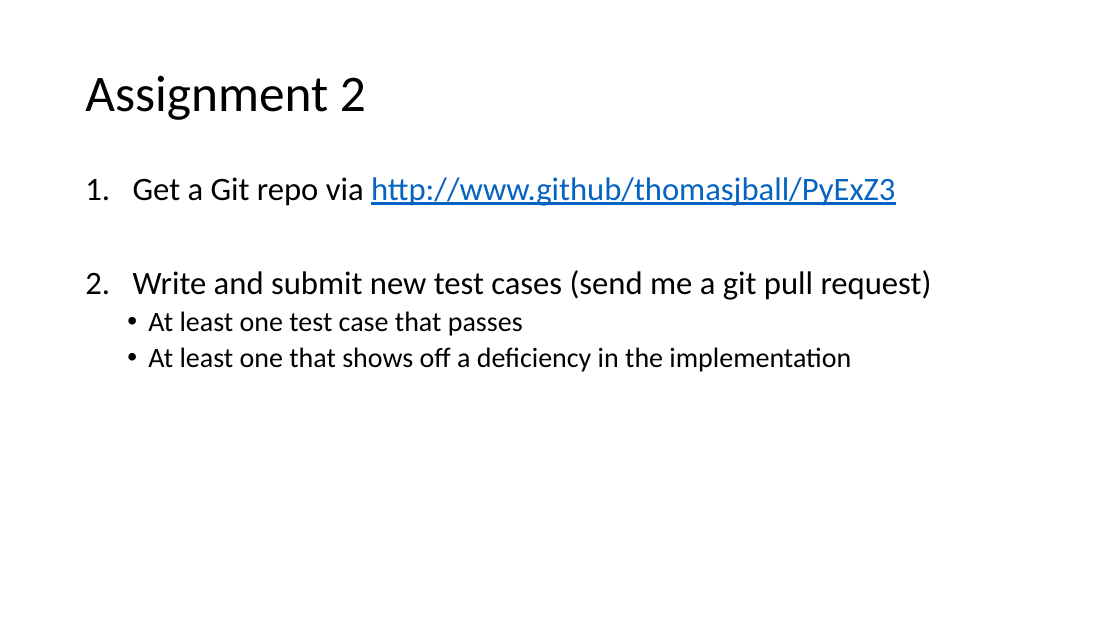
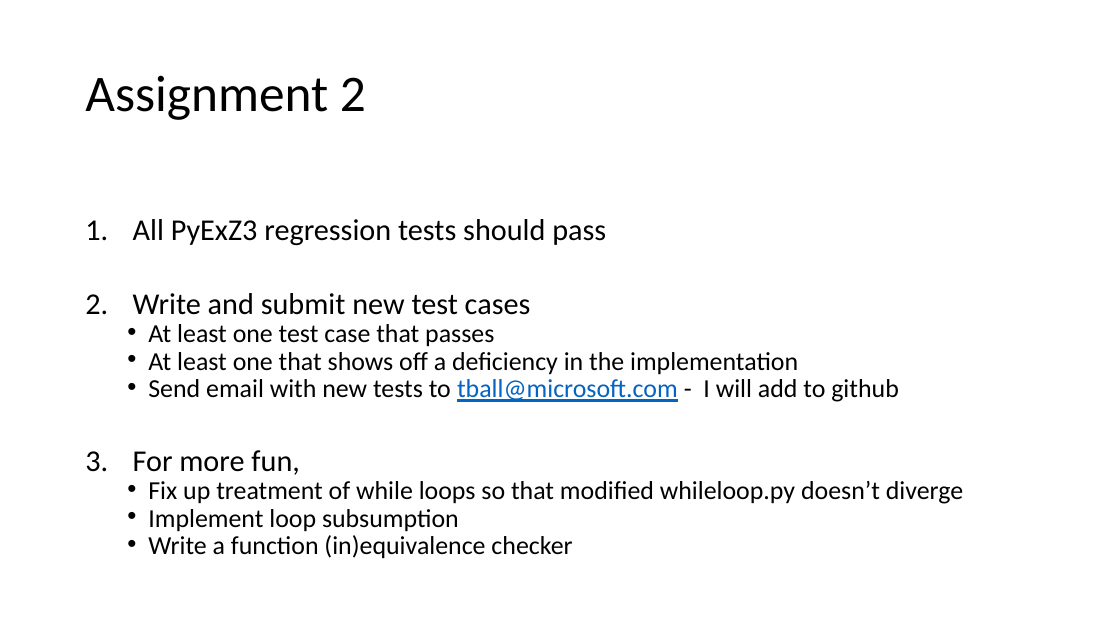
Before and after one commit to thomasjball/PyExZ3, a slide deck: slide 26 of marktoberdorf_slides/Marktoberdorf2014_2.pptx (slide 17 before the commit). Drawn at 1120x630 pixels with LibreOffice and Linux fonts; fonts in the diff are those of the drawing. Boxes give left, top, right and bottom in pixels: in the first picture for what was removed or moved away, otherwise in the second. Text is boxed around its words. In the diff, an @@ line names an element or a change of style, - is before the commit and + after.

```diff
--- a/marktoberdorf_slides/Marktoberdorf2014_2.pptx
+++ b/marktoberdorf_slides/Marktoberdorf2014_2.pptx
@@ text at (133,219,606,315): text changed; size 28 to 25.9 pt @@
-1. Get a Git repo via http://www.github/thomasjball/PyExZ3
-2. Write and submit new test cases (send me a git pull request)
+1. All PyExZ3 regression tests should pass
+2. Write and submit new test cases
@@ text at (148,324,798,375): size 24 to 22.2 pt in "At least one test case that passes", "At least one that shows off a ..."; line spacing 0.9 to 0.7 @@
@@ text at (133,379,963,559): paragraphs added @@
+  • Send email with new tests to tball@microsoft.com - I will add to github
+3. For more fun,
+  • Fix up treatment of while loops so that modified whileloop.py doesn’t diverge
+  • Implement loop subsumption
+  • Write a function (in)equivalence checker
```
Also in this commit, not shown: 12 other slides changed, 10 slides added, 1 slide removed, 8 other files.
